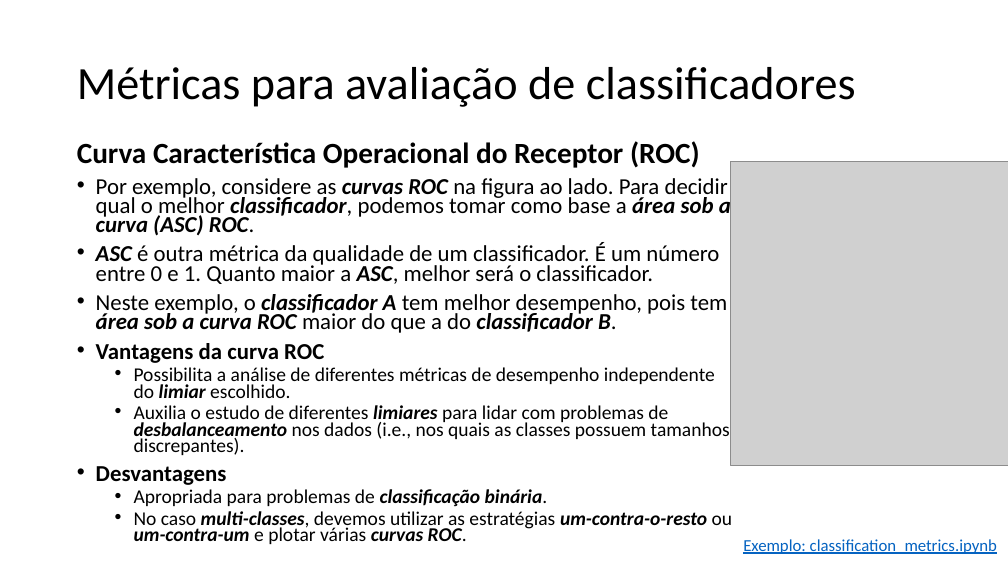
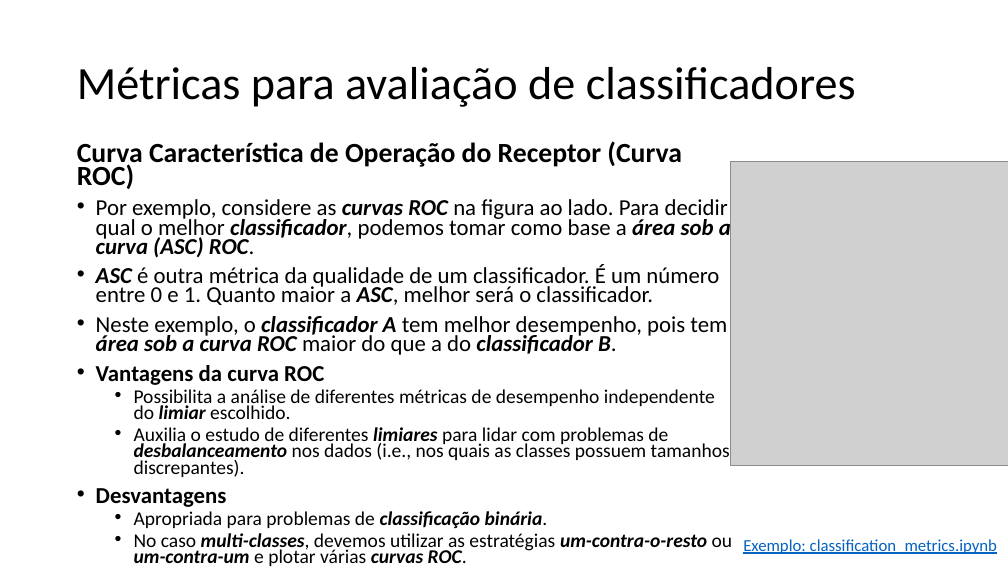
Before and after one commit to zz4fap/t320_aprendizado_de_maquina, a slide deck: slide 15 of slides/T320_Classificação (Parte V).pptx. Drawn at 1008x567 pixels with LibreOffice and Linux fonts; fonts in the diff are those of the drawing; grey boxes stand for pictures. Boxes give left, top, right and bottom in pixels: in the first picture for what was removed or moved away, otherwise in the second. Text is boxed around its words. In the diff, an @@ line names an element or a change of style, - is before the commit and + after.

```diff
--- a/slides/T320_Classificação (Parte V).pptx
+++ b/slides/T320_Classificação (Parte V).pptx
@@ text at bbox=[77, 141, 682, 189]: text changed; size 27.9 to 26.4 pt @@
-Curva Característica Operacional do Receptor (ROC)
+Curva Característica de Operação do Receptor (Curva ROC)
```
Also in this commit, not shown: 9 other slides changed, 2 other files.
